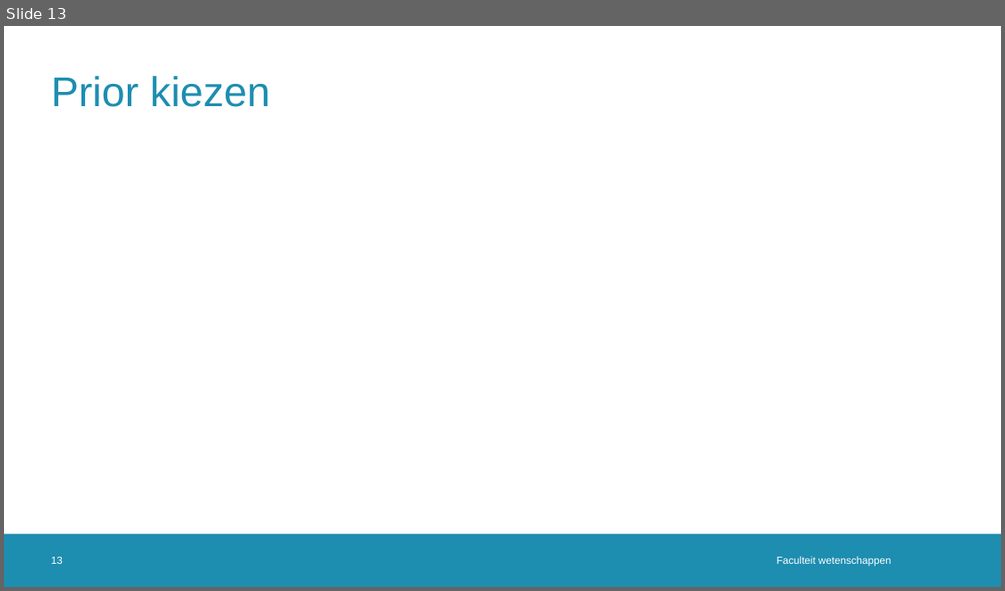
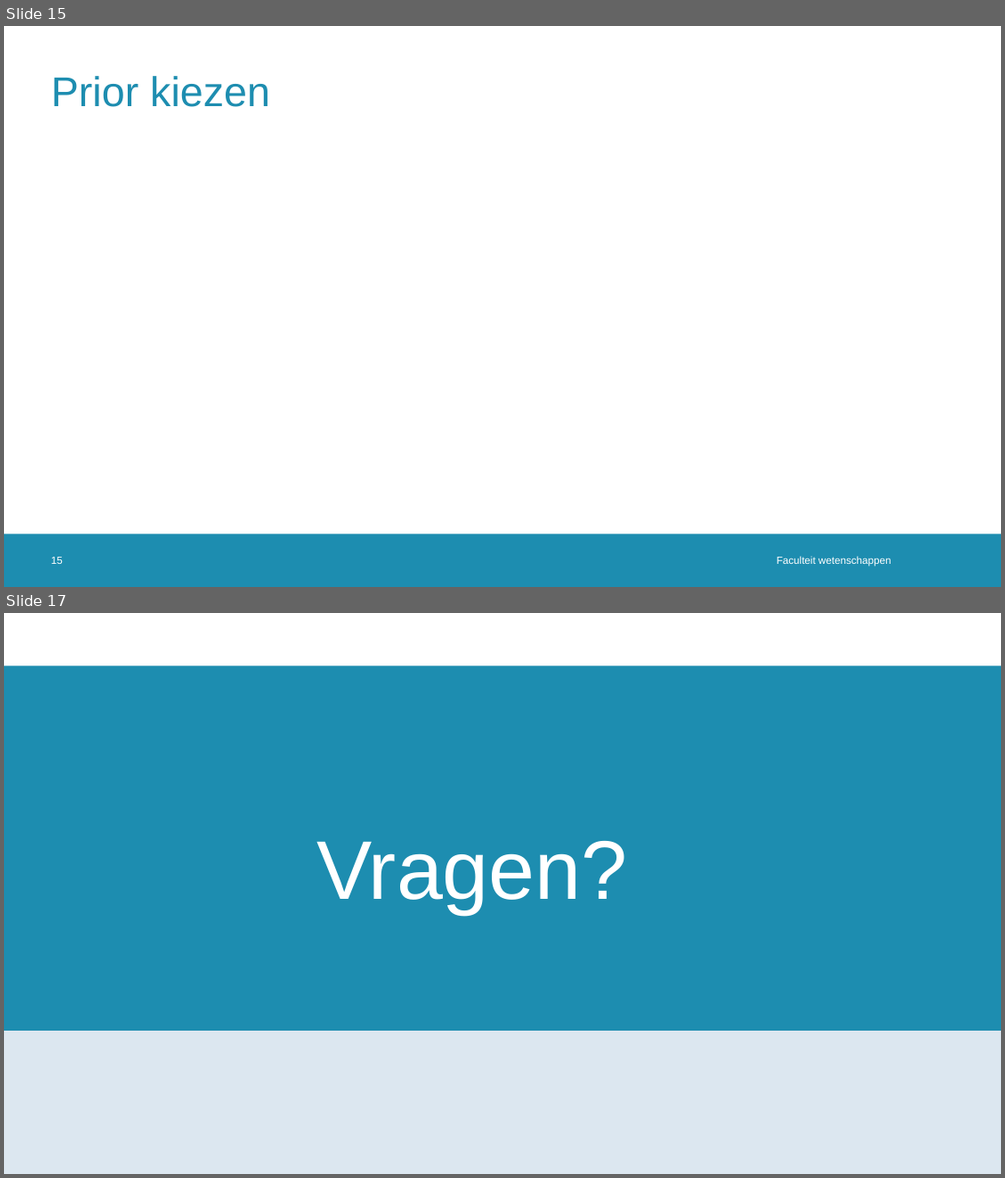
Before and after one commit to JoppeDJ/BachelorProef, a slide deck: Literatuurstudie/Literatuurstudie_ppt.pptx. Shown one above the other, each under a label of ours: slide 13 before the commit, slides 15 and 17 after it; the slides between them are not shown. The pictures are 1005x591 and 1005x1178 pixels, drawn with LibreOffice and Linux fonts; fonts in the diff are those of the drawing; background and template pictures are left out. Boxes give left, top, right and bottom in pixels: in the first picture for what was removed or moved away, otherwise in the second. Text is boxed around its words. In the diff, an @@ line names an element or a change of style, - is before the commit and + after.

```diff
--- a/Literatuurstudie/Literatuurstudie_ppt.pptx
+++ b/Literatuurstudie/Literatuurstudie_ppt.pptx
@@ slide 17 added at (x1=4, y1=613, x2=1001, y2=1174), background #FFFFFF; not listed: 1 template element that a slide beside it also shows @@
@@ rectangle added at (x1=4, y1=613, x2=1001, y2=1174), fill #FFFFFF @@
@@ rectangle added at (x1=4, y1=666, x2=1001, y2=1174), fill #DCE7F0 @@
@@ rectangle added at (x1=4, y1=666, x2=1001, y2=1030), fill #1D8DB0 @@
@@ title added at (x1=316, y1=841, x2=627, y2=914), 80 pt, text #FFFFFF @@
+Vragen?
@@ what was slide 13 is now slide 15 @@
@@ page number at (x1=51, y1=556, x2=63, y2=564): text changed @@
-13
+15
```
Also in this commit, not shown: 7 slides changed, 1 other slide added, 1 slide removed, 1 other file.
